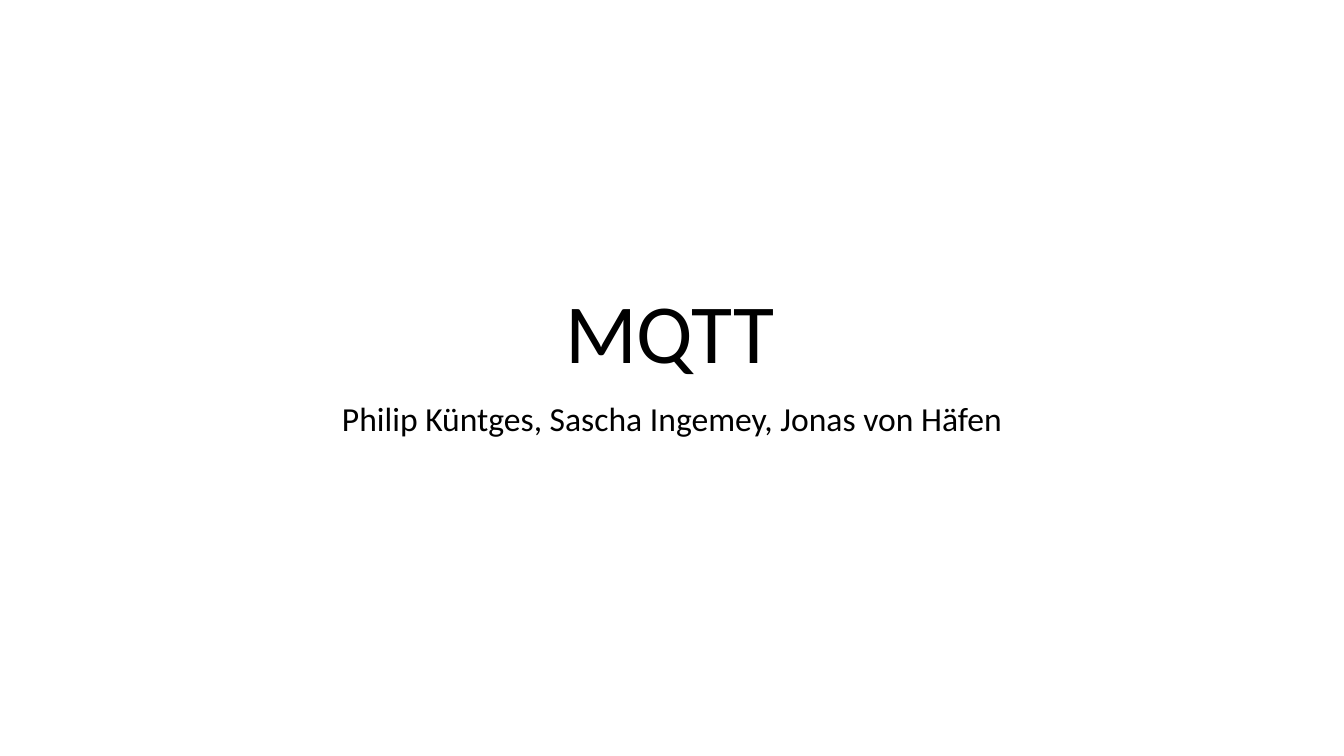
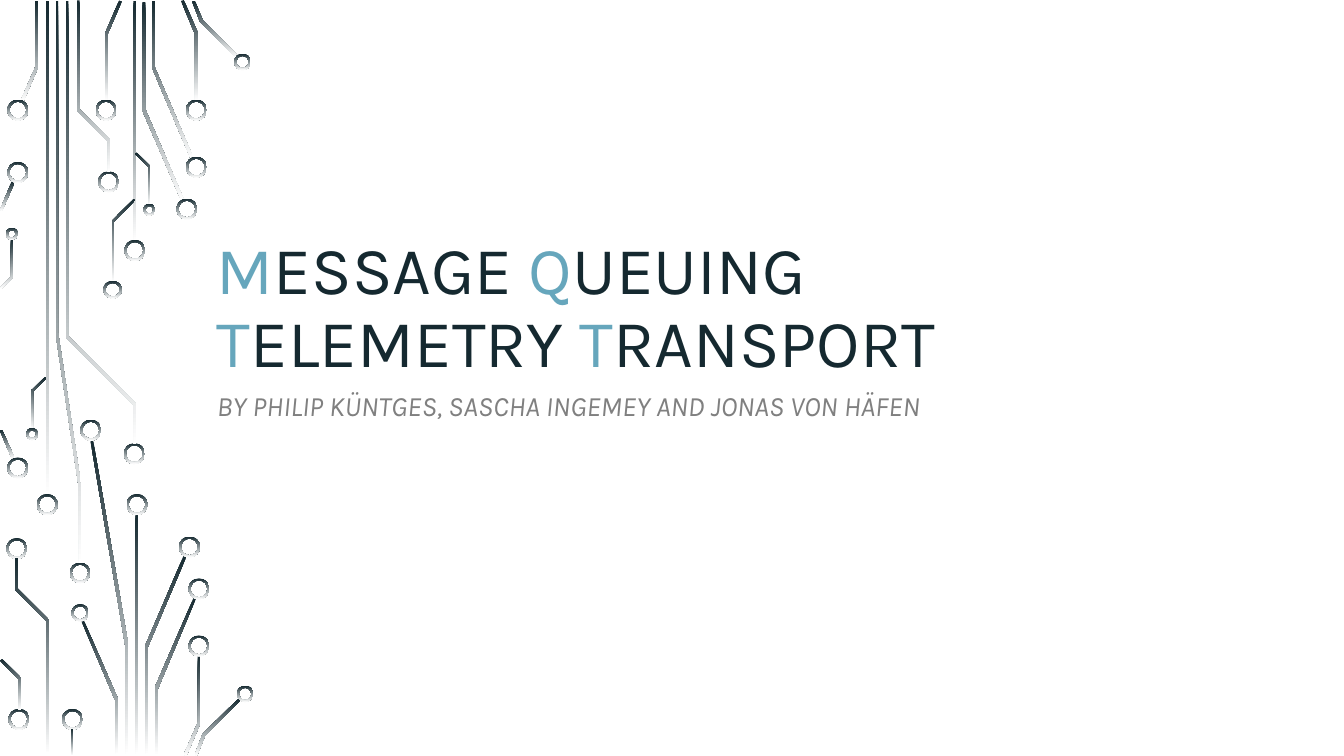
Before and after one commit to sebivenlo/ESD-2023-MQTT, a slide deck: slide 1 of Presentation/Jonas MQTT.pptx. Drawn at 1344x756 pixels with LibreOffice and Linux fonts; fonts in the diff are those of the drawing; background and template pictures are left out. Boxes give left, top, right and bottom in pixels: in the first picture for what was removed or moved away, otherwise in the second. Text is boxed around its words. In the diff, an @@ line names an element or a change of style, - is before the commit and + after.

```diff
--- a/Presentation/Jonas MQTT.pptx
+++ b/Presentation/Jonas MQTT.pptx
@@ title at [217,251,935,368]: text changed; size 60 to 48 pt; font Calibri to Karla; text colour #000000 to #152930 @@
-MQTT
+MESSAGE QUEUING TELEMETRY TRANSPORT
@@ subtitle at [217,392,920,419]: text changed; size 24 to 20 pt; font Calibri to Karla; text colour #000000 to #808080; italic on @@
-Philip Küntges, Sascha Ingemey, Jonas von Häfen
+BY PHILIP KÜNTGES, SASCHA INGEMEY AND JONAS VON HÄFEN
@@ group added at [0,0,254,756]: 50 freeform shapes, 4 rectangles @@
```
Also in this commit, not shown: 8 other slides changed, 3 slides added, 3 slides removed.
